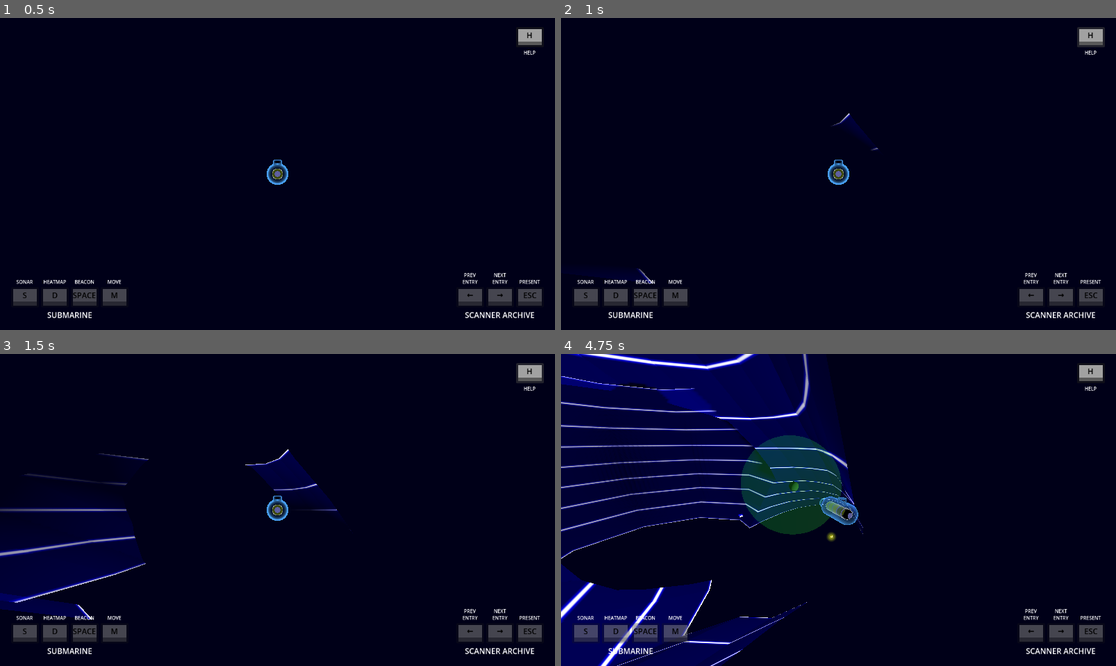
Above: before the commit, frames 1-4 (two rows, left to right).
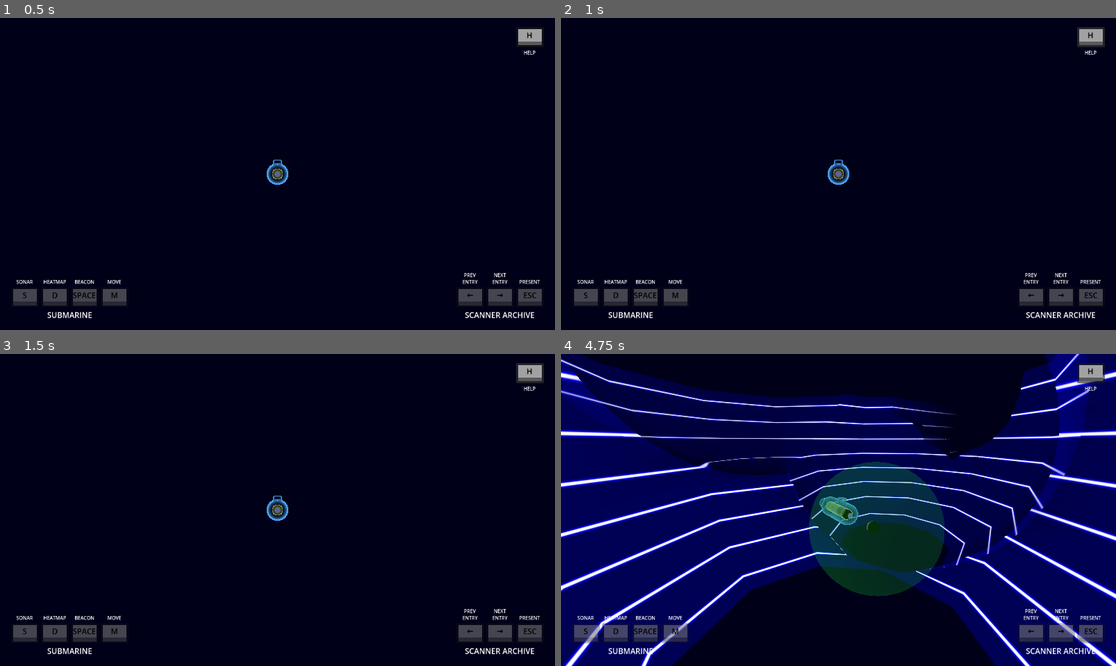
Above: after the commit, the same moments.

Repository: squirrelsoftcompany/LD57
Game: Godot game, scene res://Scenes/test_scene.tscn
Two runs of this game, one before a commit and one after it. Both use one fixed random seed, a clock stepped at 60 frames per second and the inputs below.
Inputs (mouse positions are in pixels of both pictures, inside the frame that each line leads up to):
- Up to frame 1 (0.5 s): no input
- Up to frame 2 (1 s): click "H" at 0.5 s
- Up to frame 3 (1.5 s): click "H" at 1.25 s
- Up to frame 4 (4.75 s): click "H" at 2 s; click "S" at 2.75 s; tap Enter at 3.5 s; move the mouse to (960, 494) at 3.52 s; hold Space (mi_launch) 3.53-4.25 s; click (960, 494) at 3.67 s; drag from (727, 525) to (810, 572) at 4.27 s

Frame 1 is identical in both runs. In frame 2, 0.2% of the frame differs, in the area x 10-58%, y 30-86%; in frame 3, 5.7%; in frame 4, 70%, in the area x 0-100%, y 0-100%.

Commit message:
submarine spawn
like a fish in water... not a rockfish...

Diff:
--- a/Scripts/player.gd
+++ b/Scripts/player.gd
@@ -20,6 +20,7 @@
 var _final_position : Vector3
 
 func _ready() -> void:
+	position = get_tree().get_first_node_in_group("Map").cavities.pick_random().position
 	GlobalArchive.clear()
 	GlobalArchive.add_timepoint(position, rotation)
 	GlobalEventHolder.connect("player_navigate_archive", _on_player_navigate_archive)
